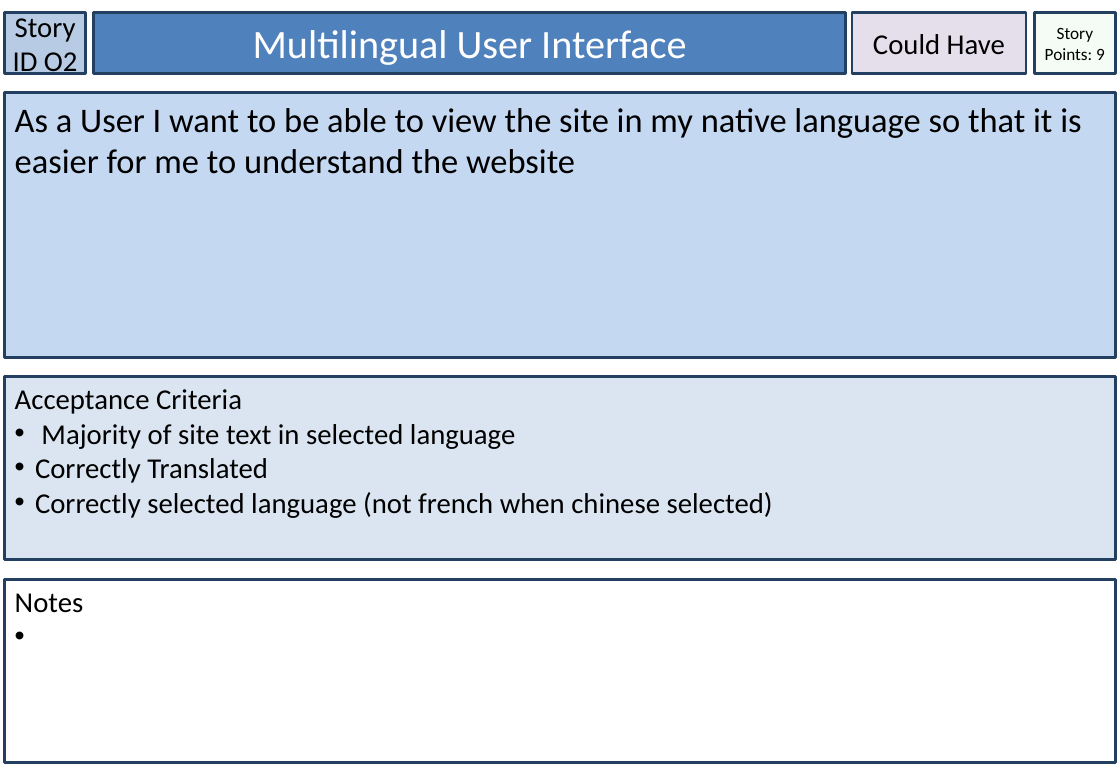
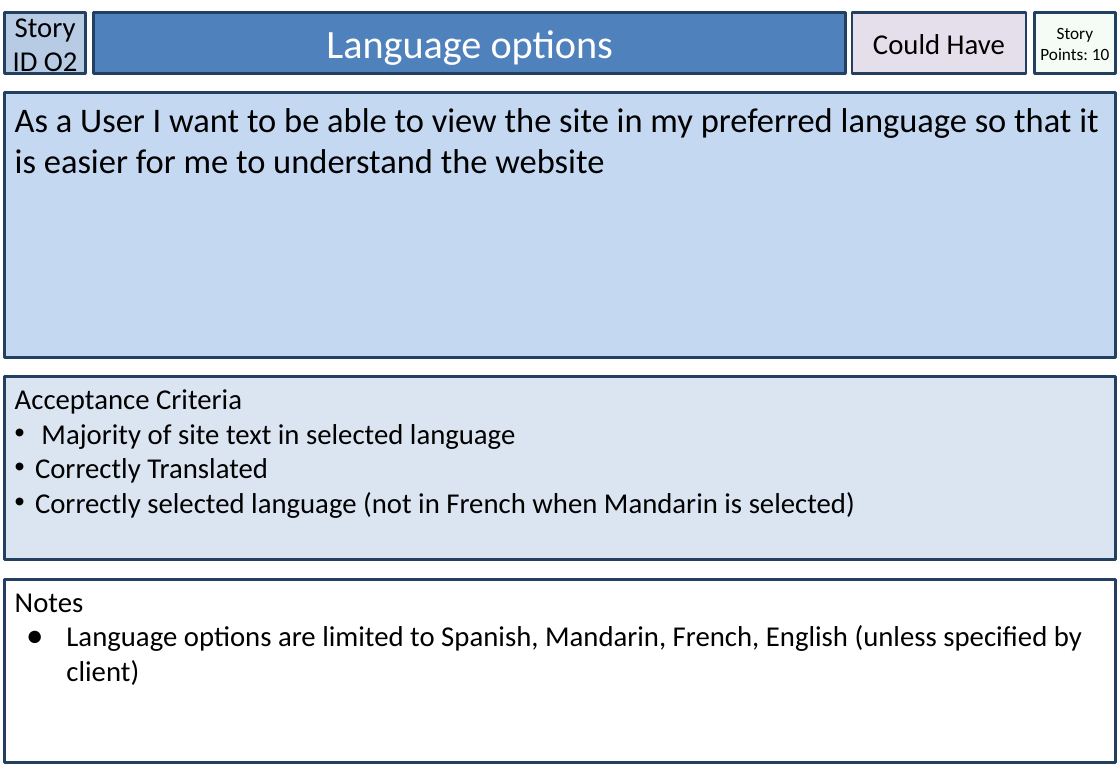
Before and after one commit to LaineBuraga/Discover-Brisbane, a slide deck: slide 12 of User Stories.pptx. Drawn at 1120x775 pixels with LibreOffice and Linux fonts; fonts in the diff are those of the drawing. Boxes give left, top, right and bottom in pixels: in the first picture for what was removed or moved away, otherwise in the second. Text is boxed around its words. In the diff, an @@ line names an element or a change of style, - is before the commit and + after.

```diff
--- a/User Stories.pptx
+++ b/User Stories.pptx
@@ text in rectangle at (x1=1040, y1=28, x2=1109, y2=60): text changed @@
-Story Points: 9
+Story Points: 10
@@ text in rectangle at (x1=326, y1=30, x2=613, y2=65): text changed @@
-Multilingual User Interface
+Language options
@@ text in rectangle at (x1=15, y1=108, x2=1098, y2=174): text changed @@
-As a User I want to be able to view the site in my native language so that it is easier for me to understand the website
+As a User I want to be able to view the site in my preferred language so that it is easier for me to understand the website
@@ text in rectangle at (x1=35, y1=492, x2=855, y2=518): text changed @@
-• Correctly selected language (not french when chinese selected)
+• Correctly selected language (not in French when Mandarin is selected)
@@ text in rectangle at (x1=66, y1=625, x2=1082, y2=685): paragraph added @@
+● Language options are limited to Spanish, Mandarin, French, English (unless specified by client)
```
Also in this commit, not shown: 6 other slides changed, 2 other files.
